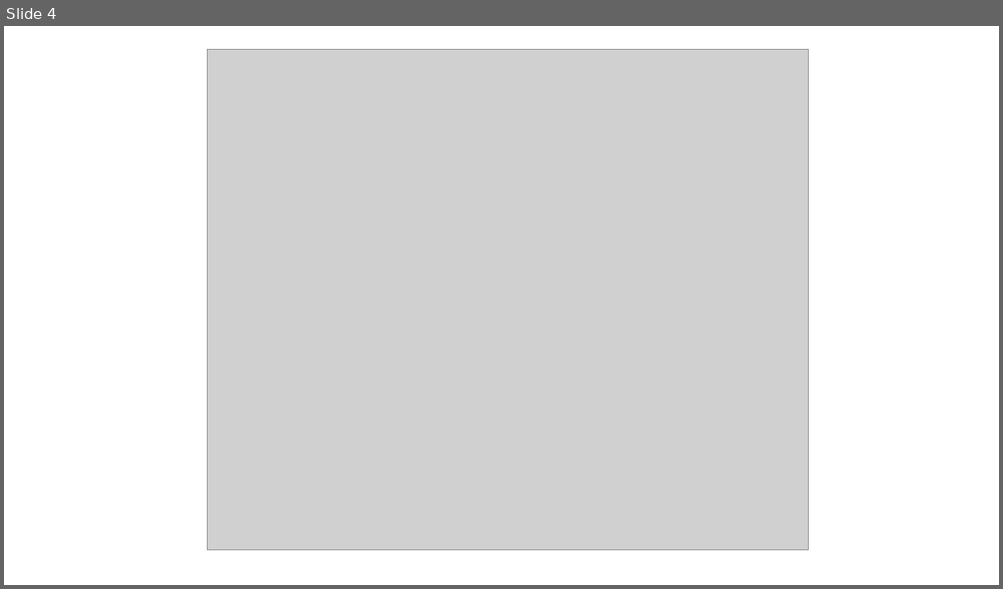
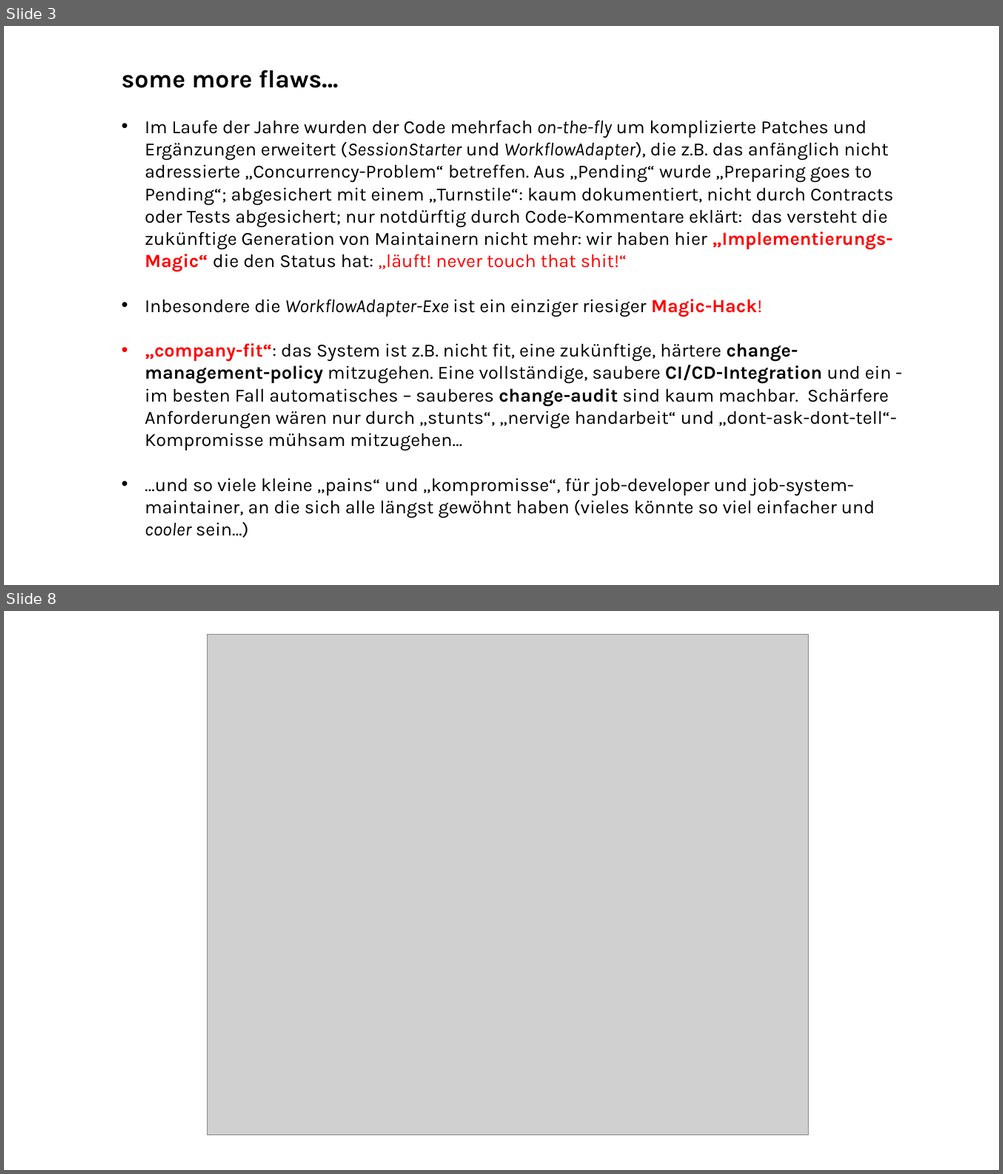
Before and after one commit to ckluth/josyn-platform, a slide deck: josyn-intro.pptx. Shown one above the other, each under a label of ours: slide 4 before the commit, slides 3 and 8 after it; the slides between them are not shown. The pictures are 1003x589 and 1003x1174 pixels, drawn with LibreOffice and Linux fonts; fonts in the diff are those of the drawing; grey boxes stand for pictures. Boxes give left, top, right and bottom in pixels: in the first picture for what was removed or moved away, otherwise in the second. Text is boxed around its words. In the diff, an @@ line names an element or a change of style, - is before the commit and + after.

```diff
--- a/josyn-intro.pptx
+++ b/josyn-intro.pptx
@@ slide 3 added at (x1=4, y1=26, x2=999, y2=585), background #FFFFFF @@
@@ text added at (x1=122, y1=70, x2=896, y2=538), 18 pt, text #000000 @@
+some more flaws…
+• Im Laufe der Jahre wurden der Code mehrfach on-the-fly um komplizierte Patches und Ergänzungen erweitert (SessionStarter und WorkflowAdapter), die z.B. das anfänglich nicht adressierte „Concurrency-Problem“ betreffen. Aus „Pending“ wurde „Preparing goes to Pending“; abgesichert mit einem „Turnstile“: kaum dokumentiert, nicht durch Contracts oder Tests abgesichert; nur notdürftig durch Code-Kommentare eklärt: das versteht die zukünftige Generation von Maintainern nicht mehr: wir haben hier „Implementierungs-Magic“ die den Status hat: „läuft! never touch that shit!“
+• Inbesondere die WorkflowAdapter-Exe ist ein einziger riesiger Magic-Hack!
+• „company-fit“: das System ist z.B. nicht fit, eine zukünftige, härtere change-management-policy mitzugehen. Eine vollständige, saubere CI/CD-Integration und ein - im besten Fall automatisches – sauberes change-audit sind kaum machbar. Schärfere Anforderungen wären nur durch „stunts“, „nervige handarbeit“ und „dont-ask-dont-tell“-Kompromisse mühsam mitzugehen…
+• …und so viele kleine „pains“ und „kompromisse“, für job-developer und job-system-maintainer, an die sich alle längst gewöhnt haben (vieles könnte so viel einfacher und cooler sein…)
@@ what was slide 4 is now slide 8 @@
```
Also in this commit, not shown: 4 slides changed, 3 other slides added, 2 slides removed.
